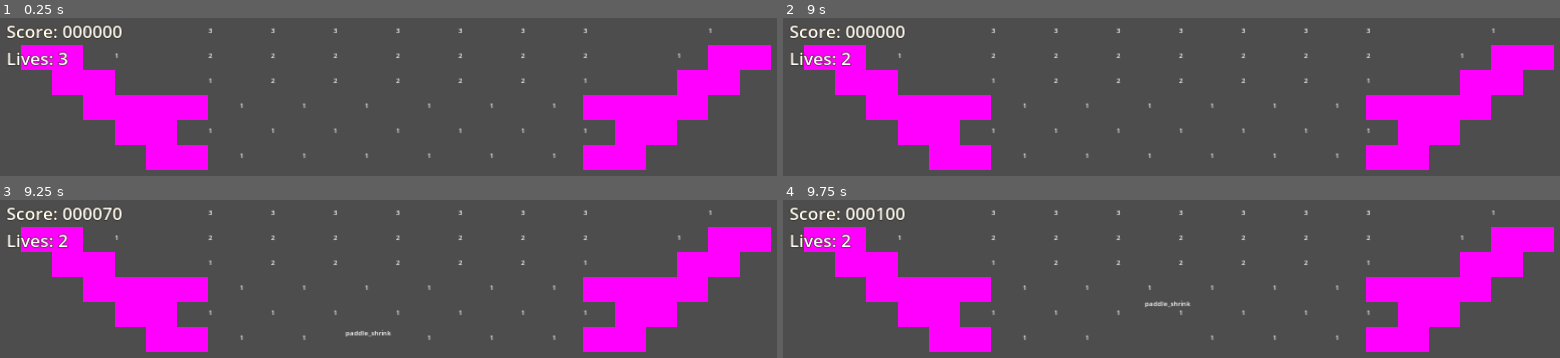
Above: before the commit, frames 1-4 (two rows, left to right).
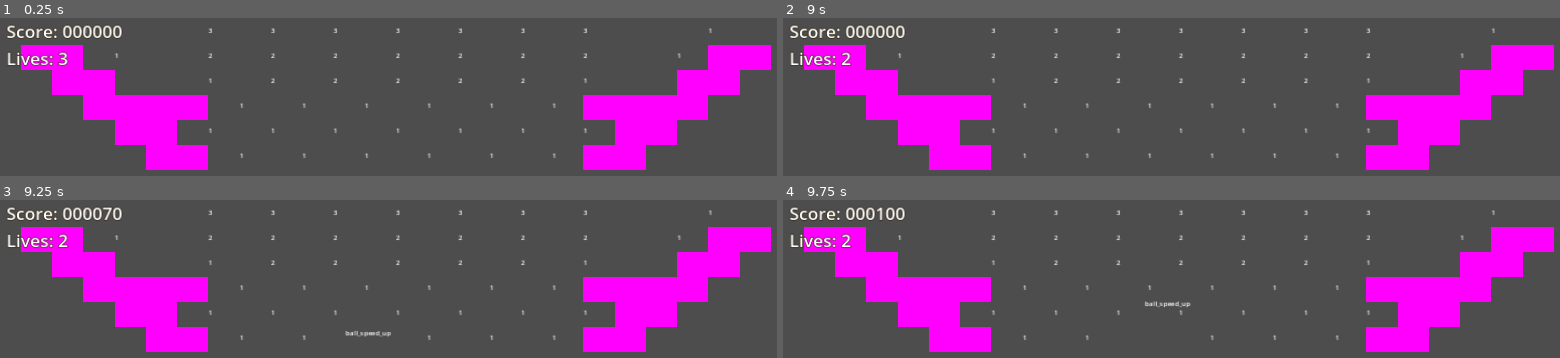
Above: after the commit, the same moments.

Repository: O-39889/brickout
Game: Godot game, scene res://scenes/main_level.tscn
Same seed, same stepped clock (60 frames per second), same inputs: the game is played once before the commit and once after it.
Inputs (mouse positions are in pixels of both pictures, inside the frame that each line leads up to):
- Up to frame 1 (0.25 s): no input
- Up to frame 2 (9 s): tap Enter at 0.5 s; move the mouse to (outside the picture) at 0.52 s; click (outside the picture) at 0.67 s; tap R (debug_restart) every 0.75 s from 1.25 to 4.25 s; move the mouse to (outside the picture) at 1.27 s; click (outside the picture) at 1.42 s; move the mouse to (outside the picture) at 2.02 s; click (outside the picture) at 2.17 s; move the mouse to (outside the picture) at 2.77 s; click (outside the picture) at 2.92 s; move the mouse to (outside the picture) at 3.52 s; click (outside the picture) at 3.67 s; move the mouse to (outside the picture) at 4.27 s; click (outside the picture) at 4.42 s; move the mouse to (outside the picture) at 5.02 s; click (outside the picture) at 5.17 s; move the mouse to (outside the picture) at 5.77 s; click (outside the picture) at 5.92 s; move the mouse to (outside the picture) at 6.52 s; click (outside the picture) at 6.67 s; move the mouse to (outside the picture) at 7.27 s; click (outside the picture) at 7.42 s; move the mouse to (outside the picture) at 8.02 s; click (outside the picture) at 8.17 s; move the mouse to (outside the picture) at 8.77 s; click (outside the picture) at 8.92 s
- Up to frame 3 (9.25 s): no input
- Up to frame 4 (9.75 s): move the mouse to (outside the picture) at 9.52 s; click (outside the picture) at 9.67 s

Frames 1-2 are identical in both runs. In frame 3, less than 0.1% of the frame differs, in the area x 44-51%, y 82-87%; in frame 4, less than 0.1%, in the area x 46-53%, y 63-68%.

Commit message:
(Probably) handle ball collisions?
VERY unfinished:
1) It doen't account for when you duplicate balls and they all spawn in one point and collide with each other
2) Should probably move all ball-related logic from Level to BallManager
3) Also I haven't added BallManager to title screen demo
4) Also I should probably redo the way the balls request the manager to handle collision so that it uses something else instead of one more signal

Diff:
--- a/scenes/Ball.tscn
+++ b/scenes/Ball.tscn
@@ -7,7 +7,7 @@
 
 [node name="Ball" type="CharacterBody2D" groups=["balls"]]
 collision_layer = 4
-collision_mask = 19
+collision_mask = 23
 motion_mode = 1
 wall_min_slide_angle = 0.0
 safe_margin = 0.1
--- a/scenes/level.tscn
+++ b/scenes/level.tscn
@@ -5,9 +5,6 @@
 
 [node name="Level" type="Node2D"]
 script = ExtResource("1_uhvnp")
-add_paddle = null
-powerup_chance = null
-pool_type = null
 
 [node name="Timers" type="Node" parent="."]
 
--- /dev/null
+++ b/scenes/level_components/ball_manager.tscn
@@ -0,0 +1,6 @@
+[gd_scene load_steps=2 format=3 uid="uid://c0pvsntagt4y6"]
+
+[ext_resource type="Script" path="res://scripts/level_components/ball_manager.gd" id="1_76sau"]
+
+[node name="BallManager" type="Node2D"]
+script = ExtResource("1_76sau")
--- a/scenes/main_level.tscn
+++ b/scenes/main_level.tscn
@@ -1,10 +1,11 @@
-[gd_scene load_steps=8 format=3 uid="uid://ivtwix13e1nt"]
+[gd_scene load_steps=9 format=3 uid="uid://ivtwix13e1nt"]
 
 [ext_resource type="PackedScene" uid="uid://cljyfysqemsgw" path="res://scenes/level.tscn" id="1_fbwrt"]
 [ext_resource type="PackedScene" uid="uid://coqsjdil7pruh" path="res://scenes/level_components/brick_manager.tscn" id="3_kuuje"]
 [ext_resource type="PackedScene" uid="uid://jeo4t2v7ja84" path="res://scenes/level_components/powerup_manager.tscn" id="4_5blil"]
 [ext_resource type="PackedScene" uid="uid://blofikyc7x7vn" path="res://scenes/RegularBrick.tscn" id="4_xeb2x"]
 [ext_resource type="PackedScene" uid="uid://blefa03mpdv8b" path="res://scenes/IndestructibleBrick.tscn" id="5_s0seo"]
+[ext_resource type="PackedScene" uid="uid://c0pvsntagt4y6" path="res://scenes/level_components/ball_manager.tscn" id="6_4tf2r"]
 [ext_resource type="Script" path="res://scripts/level_gui.gd" id="6_ip4hg"]
 
 [sub_resource type="LabelSettings" id="LabelSettings_0fqg0"]
@@ -13,9 +14,6 @@
 outline_color = Color(0.145035, 0.0963099, 3.60981e-08, 1)
 
 [node name="MainLevel" instance=ExtResource("1_fbwrt")]
-add_paddle = true
-powerup_chance = 0.1
-pool_type = 0
 
 [node name="BrickManager" parent="." index="2" instance=ExtResource("3_kuuje")]
 metadata/_edit_lock_ = true
@@ -210,7 +208,9 @@
 [node name="PowerupManager" parent="." index="3" instance=ExtResource("4_5blil")]
 metadata/_edit_lock_ = true
 
-[node name="GUI" type="CanvasLayer" parent="." index="4"]
+[node name="BallManager" parent="." index="4" instance=ExtResource("6_4tf2r")]
+
+[node name="GUI" type="CanvasLayer" parent="." index="5"]
 script = ExtResource("6_ip4hg")
 
 [node name="Score" type="Label" parent="GUI" index="0"]
--- a/scripts/Ball.gd
+++ b/scripts/Ball.gd
@@ -81,8 +81,8 @@
 				collision_shape.debug_color.h = (100.0 / 360.0);
 
 
+var explosion_packed := preload("res://scenes/Explosion.tscn");
 @onready var collision_shape : CollisionShape2D = find_child("CollisionShape2D");
-var explosion_packed := preload("res://scenes/Explosion.tscn");
 
 
 func _ready():
@@ -117,7 +117,8 @@
 	if collider is Ball:
 		# and here we would somehow alter another guy's velocity
 		# und also avoid reduplication or idk lol
-		assert(false, 'NOT IMPLEMENTED!!!! AAAAAAHHHHHHHH');
+		EventBus.ball_collision.emit(self, collider);
+		#assert(false, 'NOT IMPLEMENTED!!!! AAAAAAHHHHHHHH');
 	elif collider is Paddle:
 		collider.handle_ball_collision(self, collision);
 		if state == BallState.Fire and collider.state == Paddle.PaddleState.Frozen:
--- a/scripts/Level.gd
+++ b/scripts/Level.gd
@@ -28,8 +28,9 @@
 
 var paddle : Paddle;
 
-@onready var brick_mgr := find_child('BrickManager');
-@onready var powerup_mgr := find_child('PowerupManager');
+var brick_mgr: Node2D;
+var powerup_mgr: Node2D;
+var ball_mgr: Node2D;
 # TODO: move to balls instead? idk lol might need to delegate it to somewhere else
 # bc i wanna have a single common timer for acid bawls
 @onready var timer_acid : Timer = find_child("AcidTimer");
@@ -59,6 +60,9 @@
 	powerup_mgr = find_child('PowerupManager');
 	if powerup_mgr:
 		powerup_mgr.level = self;
+	ball_mgr = find_child('BallManager');
+	if ball_mgr:
+		ball_mgr.level = self;
 
 
 func create_paddle():
--- /dev/null
+++ b/scripts/level_components/ball_manager.gd
@@ -0,0 +1,45 @@
+extends Node2D;
+
+
+# Key: string, two concatenated instance ids,
+# sorted by ascending, underscore in-between
+# Value: number of ticks after that collision (when it reaches 0, remove
+# from the dictionary)
+var collisions : Dictionary = {};
+var level;
+
+
+func _ready():
+	EventBus.ball_collision.connect(handle_collision);
+
+
+func handle_collision(b1: Ball, b2: Ball):
+	var id : String;
+	var id_1 := b1.get_instance_id();
+	var id_2 := b2.get_instance_id();
+	if id_1 < id_2:
+		id = str(id_1) + '_' + str(id_2);
+	else:
+		id = str(id_2) + '_' + str(id_1);
+	if collisions.has(id):
+		return;
+
+	collisions[id] = 2;
+	var v1 = b1.velocity;
+	var v2 = b2.velocity;
+	var x1 = b1.global_position;
+	var x2 = b2.global_position;
+	var v1_new = v1 - (v1 - v2).dot(x1 - x2) / (x1 - x2).length_squared() * (x1 - x2);
+	var v2_new = v2 - (v2 - v1).dot(x2 - x1) / (x2 - x1).length_squared() * (x2 - x1);
+	b1.velocity = v1_new;
+	b1.direction = v1_new.normalized();
+	b2.velocity = v2_new;
+	b2.direction = v2_new.normalized();
+
+
+
+func _physics_process(delta):
+	for k in collisions:
+		collisions[k] -= 1;
+		if collisions[k] == 0:
+			collisions.erase(k);
--- a/scripts/level_components/powerup_manager.gd
+++ b/scripts/level_components/powerup_manager.gd
@@ -102,6 +102,8 @@
 
 	if get_tree().get_nodes_in_group(&'destructible_bricks').size() <= 5:
 		new_weights[&'finish_level'] = 2.5; # idk just ballpark lol
+
+	new_weights[&'add_ball'] *= 10;
 
 	return new_weights;
 
--- a/scripts/singletons/event_bus.gd
+++ b/scripts/singletons/event_bus.gd
@@ -3,6 +3,8 @@
 
 signal ball_lost(ball: Ball);
 signal ball_target_speed_idx_changed;
+
+signal ball_collision(ball_1: Ball, ball_2: Ball);
 
 signal brick_hit(brick: Brick, ball: Ball);
 signal brick_destroyed(brick: Brick, ball: Ball);
